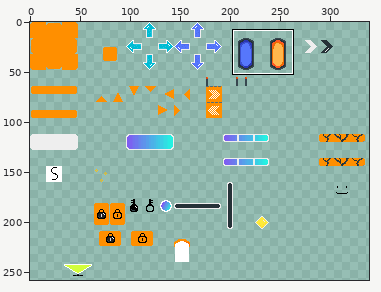
File history of a sprite sheet, assets/images/tileset.png. The first picture is a wide view before the edit; the outline marks the close-up.
Close-up. Before the edit:
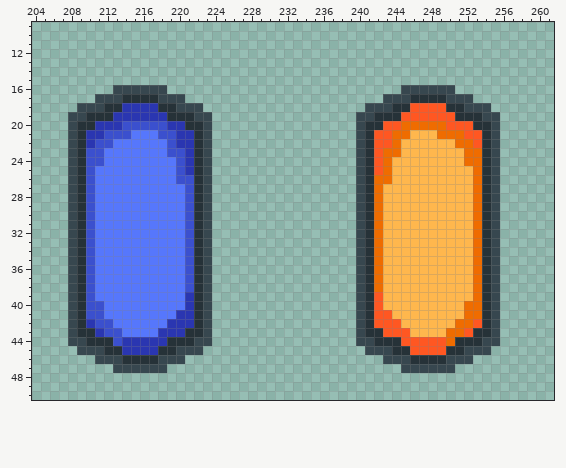
The file is 512x512 pixels. Colours within 5 levels of each other are drawn and written as one. Shown: x 204..261, y 9..50. The wide view leaves out empty margins.
After:
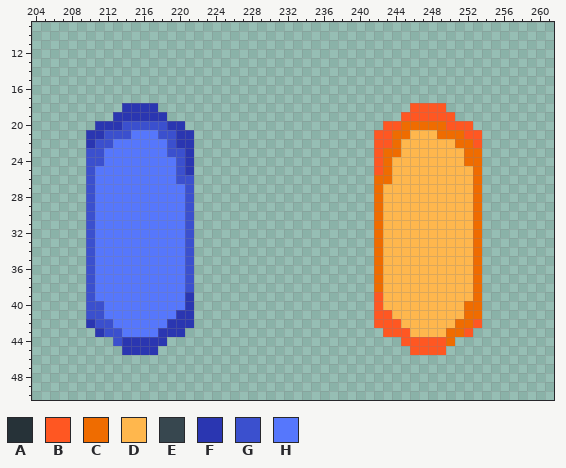
Palette (. is transparent): A #263238  B #ff5722  C #ef6c00  D #ffb74d  E #37474f  F #2a36b1  G #3b50ce  H #5677fc
Difference:
@@ x 204..261 @@
 15 ..........................................................
-16 .........EEEEEE..........................EEEEEE...........
-17 .......EEEAAAAEEE......................EEEAAAAEEE.........
-18 .....EEEAAFFFFAAEEE..................EEEAABBBBAAEEE.......
-19 ....EEAAAFFFFFFAAAEE................EEAAABBBBBBAAAEE......
-20 ....EAAFFFGGGGGFFAAE................EAABBCCCCCBBBAAE......
-21 ....EAFFGGGHHHGGFFAE................EABBCCDDDCCCBBAE......
-22 ....EAFGGHHHHHHGFFAE................EABBCDDDDDDCCBAE......
-23 ....EAGGHHHHHHHGGFAE................EABCCDDDDDDDCCAE......
-24 ....EAGGHHHHHHHHGFAE................EABCDDDDDDDDCCAE......
-25 ....EAGHHHHHHHHHGFAE................EABCDDDDDDDDDCAE......
-26 ....EAGHHHHHHHHHGGAE................EACCDDDDDDDDDCAE......
-27 ....EAGHHHHHHHHHHGAE................EACDDDDDDDDDDCAE......
-28 ....EAGHHHHHHHHHHGAE................EACDDDDDDDDDDCAE......
-29 ....EAGHHHHHHHHHHGAE................EACDDDDDDDDDDCAE......
-30 ....EAGHHHHHHHHHHGAE................EACDDDDDDDDDDCAE......
-31 ....EAGHHHHHHHHHHGAE................EACDDDDDDDDDDCAE......
-32 ....EAGHHHHHHHHHHGAE................EACDDDDDDDDDDCAE......
-33 ....EAGHHHHHHHHHHGAE................EACDDDDDDDDDDCAE......
-34 ....EAGHHHHHHHHHHGAE................EACDDDDDDDDDDCAE......
-35 ....EAGHHHHHHHHHHGAE................EACDDDDDDDDDDCAE......
-36 ....EAGHHHHHHHHHHGAE................EACDDDDDDDDDDCAE......
-37 ....EAGHHHHHHHHHHGAE................EACDDDDDDDDDDCAE......
-38 ....EAGHHHHHHHHHHGAE................EACDDDDDDDDDDCAE......
-39 ....EAGHHHHHHHHHHFAE................EABDDDDDDDDDDCAE......
-40 ....EAGGHHHHHHHHHFAE................EABDDDDDDDDDCCAE......
-41 ....EAGGHHHHHHHHFFAE................EABBDDDDDDDDCCAE......
-42 ....EAFGGHHHHHHFFFAE................EABBBDDDDDDCCBAE......
-43 ....EAAFGGHHHHFFFAAE................EAABBBDDDDCCBAAE......
-44 ....EEAAAGFFFFFAAAEE................EEAAABBBBBCAAAEE......
-45 .....EEEAAFFFFAAEEE..................EEEAABBBBAAEEE.......
-46 .......EEEAAAAEEE......................EEEAAAAEEE.........
-47 .........EEEEEE..........................EEEEEE...........
+16 ..........................................................
+17 ..........................................................
+18 ..........FFFF............................BBBB............
+19 .........FFFFFF..........................BBBBBB...........
+20 .......FFFGGGGGFF......................BBCCCCCBBB.........
+21 ......FFGGGHHHGGFF....................BBCCDDDCCCBB........
+22 ......FGGHHHHHHGFF....................BBCDDDDDDCCB........
+23 ......GGHHHHHHHGGF....................BCCDDDDDDDCC........
+24 ......GGHHHHHHHHGF....................BCDDDDDDDDCC........
+25 ......GHHHHHHHHHGF....................BCDDDDDDDDDC........
+26 ......GHHHHHHHHHGG....................CCDDDDDDDDDC........
+27 ......GHHHHHHHHHHG....................CDDDDDDDDDDC........
+28 ......GHHHHHHHHHHG....................CDDDDDDDDDDC........
+29 ......GHHHHHHHHHHG....................CDDDDDDDDDDC........
+30 ......GHHHHHHHHHHG....................CDDDDDDDDDDC........
+31 ......GHHHHHHHHHHG....................CDDDDDDDDDDC........
+32 ......GHHHHHHHHHHG....................CDDDDDDDDDDC........
+33 ......GHHHHHHHHHHG....................CDDDDDDDDDDC........
+34 ......GHHHHHHHHHHG....................CDDDDDDDDDDC........
+35 ......GHHHHHHHHHHG....................CDDDDDDDDDDC........
+36 ......GHHHHHHHHHHG....................CDDDDDDDDDDC........
+37 ......GHHHHHHHHHHG....................CDDDDDDDDDDC........
+38 ......GHHHHHHHHHHG....................CDDDDDDDDDDC........
+39 ......GHHHHHHHHHHF....................BDDDDDDDDDDC........
+40 ......GGHHHHHHHHHF....................BDDDDDDDDDCC........
+41 ......GGHHHHHHHHFF....................BBDDDDDDDDCC........
+42 ......FGGHHHHHHFFF....................BBBDDDDDDCCB........
+43 .......FGGHHHHFFF......................BBBDDDDCCB.........
+44 .........GFFFFF..........................BBBBBC...........
+45 ..........FFFF............................BBBB............
+46 ..........................................................
+47 ..........................................................
 48 ..........................................................
